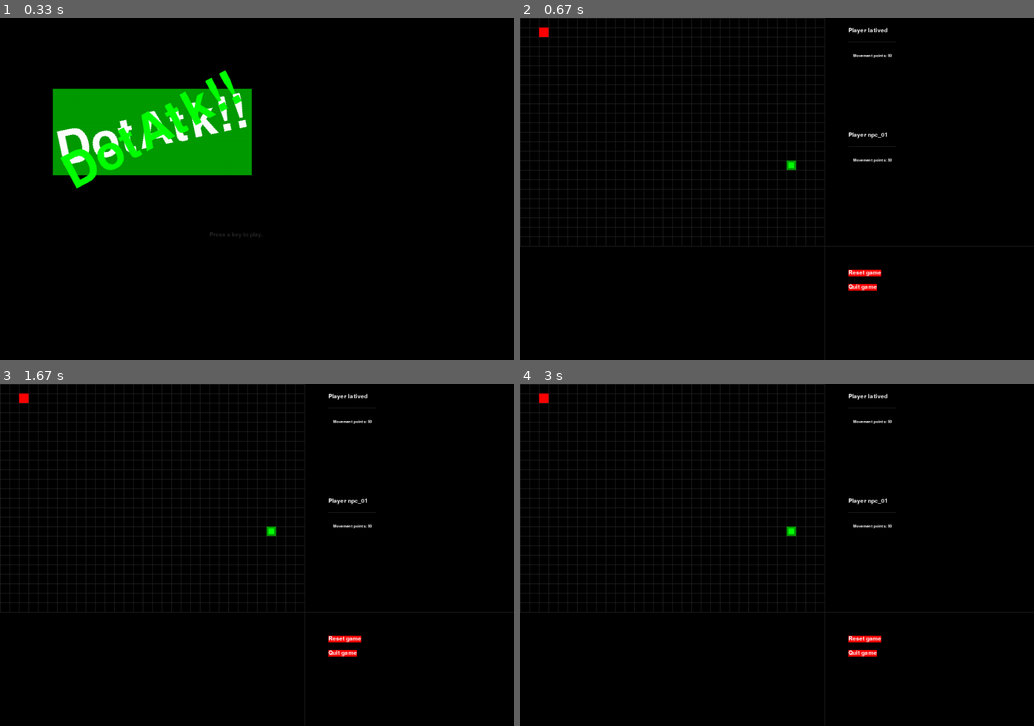
Above: before the commit, frames 1-4 (two rows, left to right).
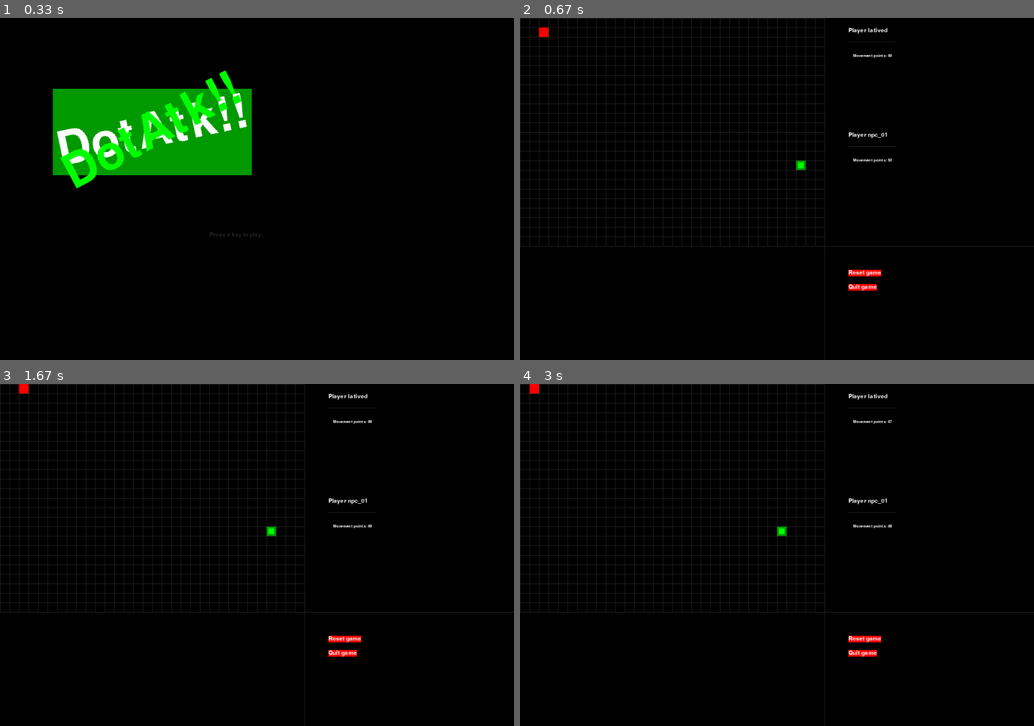
Above: after the commit, the same moments.

Repository: latived/ia2-p1
Game: pygame game, started from game.py
Two runs of this game, one before a commit and one after it. Both use one fixed random seed, a clock stepped at 60 frames per second and the inputs below.
Inputs:
- Up to frame 1 (0.33 s): no input
- Up to frame 2 (0.67 s): tap Enter at 0.33 s
- Up to frame 3 (1.67 s): no input
- Up to frame 4 (3 s): no input

Frame 1 is identical in both runs. In frame 2, 0.1% of the frame differs, in the area x 51-73%, y 10-45%; in frame 3, 0.1%; in frame 4, 0.2%, in the area x 1-73%, y 0-45%.

Commit message:
Added line of code to move randomly. Good for test purposes.

Diff:
--- a/game.py
+++ b/game.py
@@ -80,7 +80,8 @@
     turnCounter = 0
 
     while True: # main game loop
-        direction = None  # inhibit continuous movement
+        # direction = None  # inhibit continuous movement
+        direction = getRandomDirection()
 
         while (gameStarted and dotTurn) and not direction:
             for event in pygame.event.get(): # event handling loop
